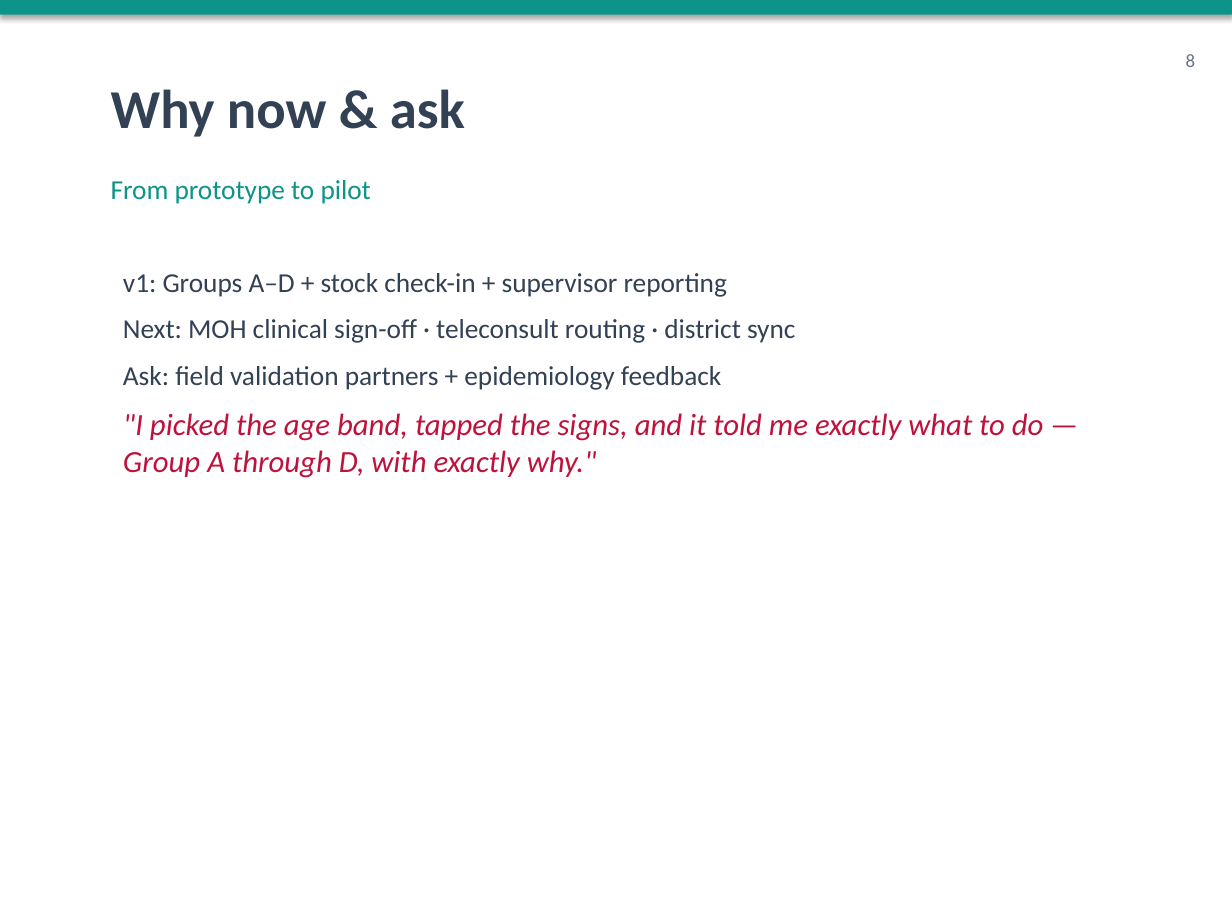
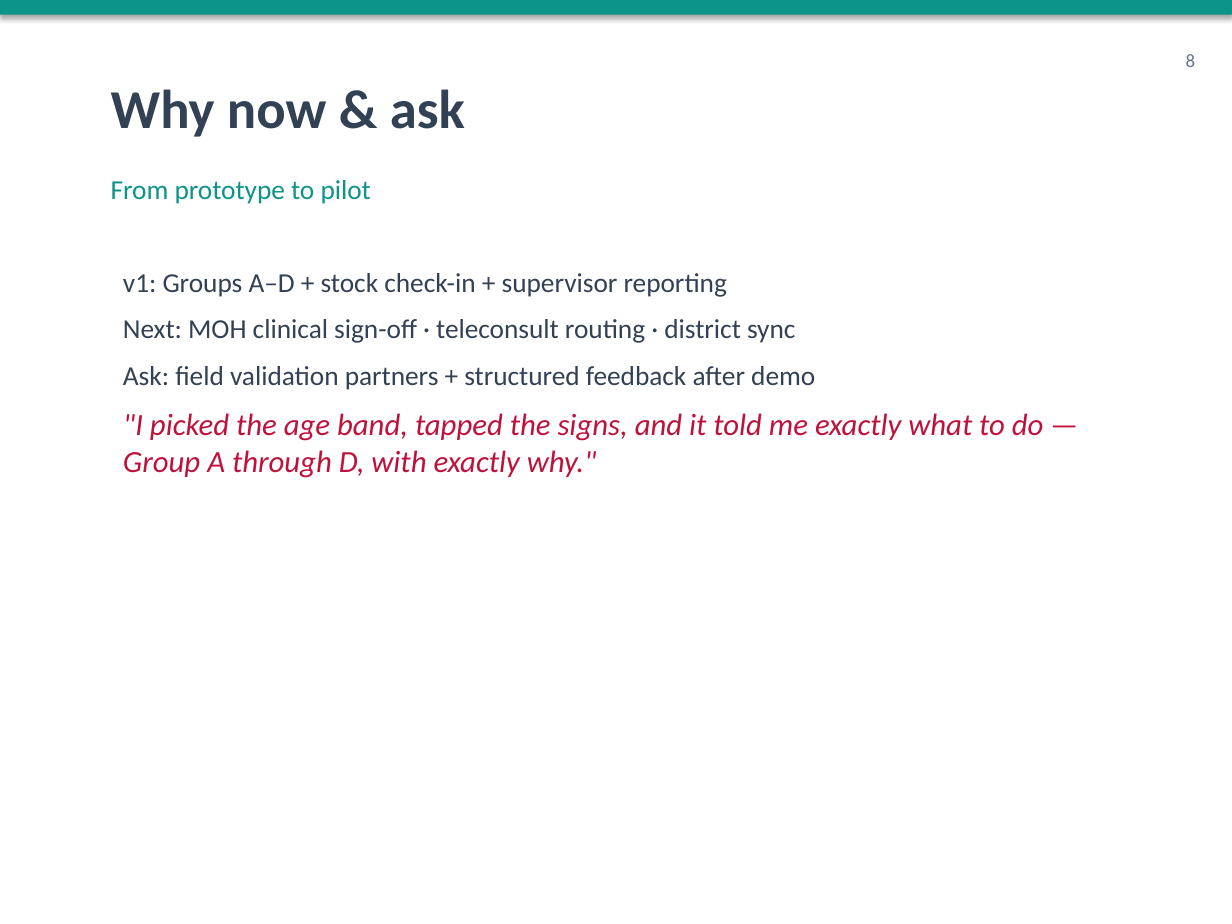
Before and after one commit to gloryprospect39-blip/FEVER-Treat-or-Refer-, a slide deck: slide 9 of FeverGate-5min-Pitch.pptx. Drawn at 1232x924 pixels with LibreOffice and Linux fonts; fonts in the diff are those of the drawing. Boxes give left, top, right and bottom in pixels: in the first picture for what was removed or moved away, otherwise in the second. Text is boxed around its words. In the diff, an @@ line names an element or a change of style, - is before the commit and + after.

```diff
--- a/FeverGate-5min-Pitch.pptx
+++ b/FeverGate-5min-Pitch.pptx
@@ text at (123,366,815,390): text changed @@
-Ask: field validation partners + epidemiology feedback
+Ask: field validation partners + structured feedback after demo
```
Also in this commit, not shown: 2 other slides changed, 1 slide added, 1 other file.
